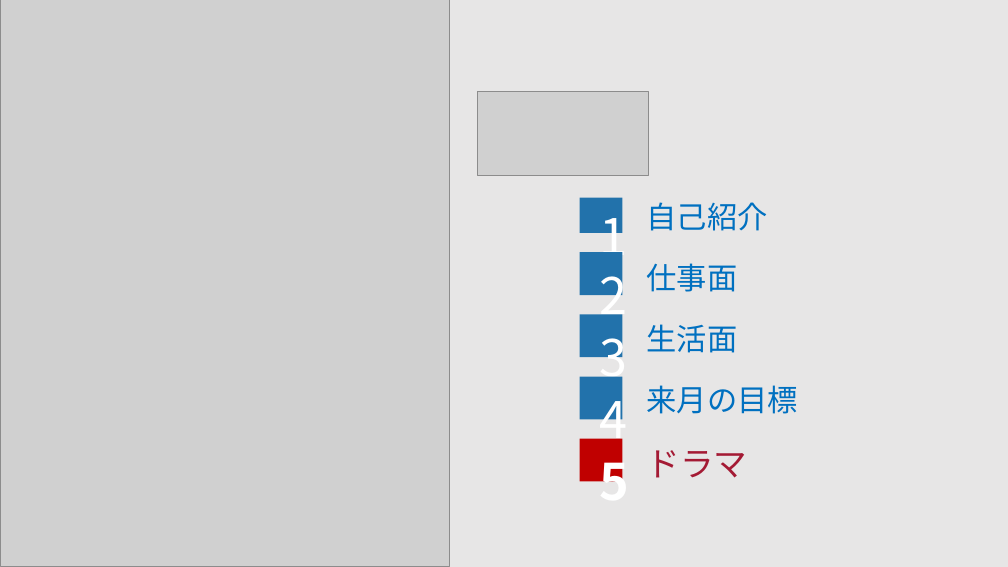
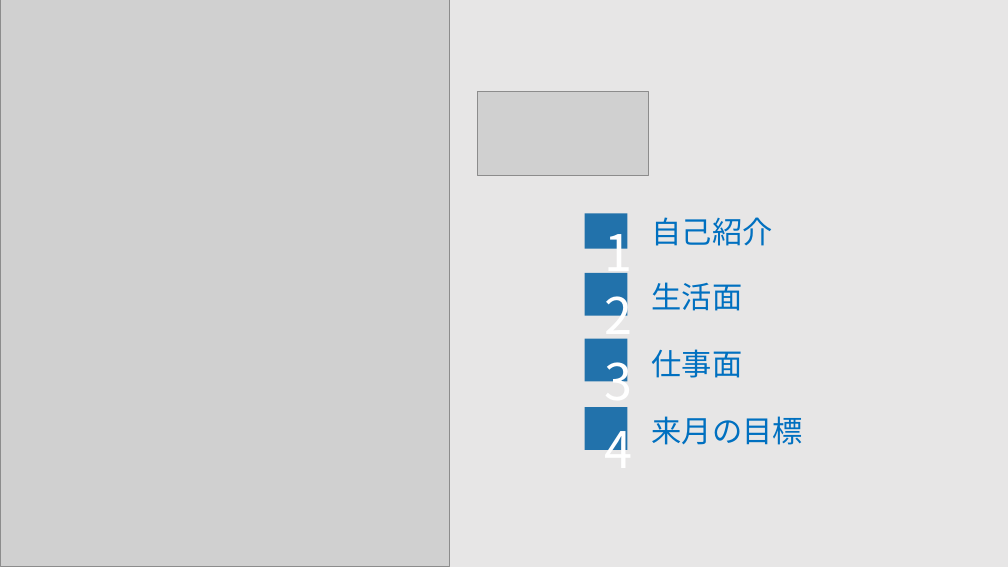
Before and after one commit to mashihao/GoogleMap, a slide deck: slide 2 of 中間発表会(尹鴻濤).pptx. Drawn at 1008x567 pixels with LibreOffice and Linux fonts; fonts in the diff are those of the drawing; grey boxes stand for pictures. Boxes give left, top, right and bottom in pixels: in the first picture for what was removed or moved away, otherwise in the second. Text is boxed around its words. In the diff, an @@ line names an element or a change of style, - is before the commit and + after.

```diff
--- a/中間発表会(尹鴻濤).pptx
+++ b/中間発表会(尹鴻濤).pptx
@@ 2 texts, 1 rectangle: place and size @@
-2 texts, 1 rectangle at [580, 198, 768, 268]
+2 texts, 1 rectangle at [585, 214, 773, 284]
@@ rectangle: place and size @@
-rectangle at [580, 314, 623, 358]
+rectangle at [585, 273, 628, 317]
@@ text "2": place and size @@
-text "2" at [600, 263, 628, 327]
+text "2" at [605, 283, 633, 347]
@@ text "生活面": place and size @@
-text "生活面" at [647, 324, 738, 353]
+text "生活面" at [652, 282, 743, 311]
@@ rectangle: place and size @@
-rectangle at [580, 252, 623, 295]
+rectangle at [585, 339, 628, 382]
@@ text "3": place and size @@
-text "3" at [600, 325, 628, 389]
+text "3" at [605, 349, 633, 413]
@@ text "仕事面": place and size @@
-text "仕事面" at [647, 263, 738, 292]
+text "仕事面" at [652, 349, 743, 378]
@@ 2 texts, 1 rectangle: place and size @@
-2 texts, 1 rectangle at [580, 377, 798, 451]
+2 texts, 1 rectangle at [585, 407, 803, 451]
@@ rectangle removed at [580, 438, 623, 482] @@
@@ text removed at [600, 449, 630, 482] @@
-5
@@ text removed at [647, 450, 748, 478] @@
-ドラマ
```
Also in this commit, not shown: 1 other slide changed, 1 slide added, 1 slide removed, 5 other files.
